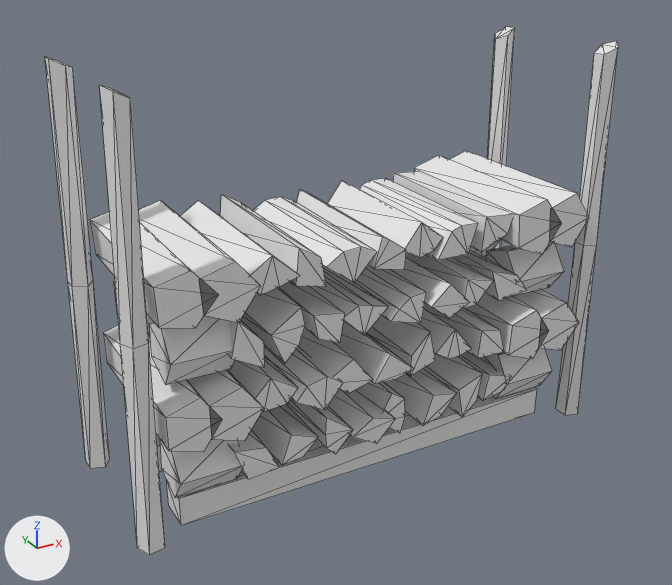
Two versions of the glTF model art/kit/buildings/building.woodpile/building.woodpile.2.glb, one commit apart.
The view is the same before and after, from a 50 mm lens placed at (-1.103, -1.954, 1.418), pointed at (-0.04, -0.021, 0.452). Arrows for +X, +Y and +Z are at lower left; the lights stay in place. The first picture is the older version. Mesh edges are drawn as thin lines. Vertices at exactly the same position are counted once.

The scene before the commit, as lines of its bpy script (objects in view):
```python
me_woodpile = bpy.data.meshes.new('woodpile')
me_woodpile.from_pydata(...)  # 506 vertices, 792 faces; spans x -0.673..0.675, y -0.24..0.242, z 0.0..1.074
me_woodpile.materials.append(mat_palette)  # white #e7e7e7
ob_woodpile = bpy.data.objects.new('woodpile', me_woodpile)
ob_woodpile.location = (0.0, 0.0, 0.0)
```
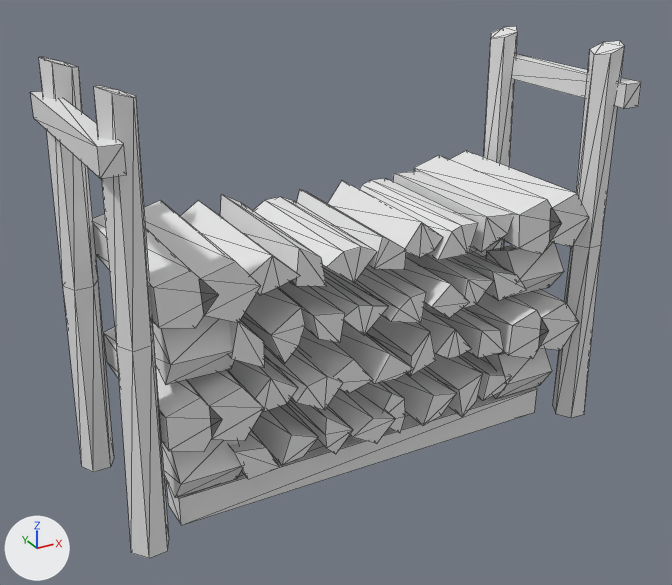
Boxes [x1, y1, x2, y2] around the edits, measured in the pictures (672 x 585 px; the box of a moved part takes in the faces that stretch with it):
'woodpile', reshaped (6% wider): before [45, 27, 618, 555]; after [31, 26, 641, 558]
part 1 of me_woodpile, added: after [31, 91, 127, 179]
part 2 of me_woodpile, added: after [512, 54, 641, 108]
part 3 of me_woodpile, rebuilt (9% wider): before [482, 27, 515, 258]; after [482, 26, 518, 258]
part 4 of me_woodpile, rebuilt (16% wider): before [556, 41, 618, 415]; after [553, 41, 625, 418]
part 5 of me_woodpile, moved or reshaped: before [45, 56, 165, 555]; after [39, 57, 169, 558]

The change, as a diff of the scene's bpy script:
```diff
--- a/art/kit/buildings/building.woodpile/building.woodpile.2.glb.py
+++ b/art/kit/buildings/building.woodpile/building.woodpile.2.glb.py
@@ me_woodpile @@
 # used by ob_woodpile; location = (0.0, 0.0, 0.0)
-me_woodpile.from_pydata(...)  # 506 vertices, 792 faces; spans x -0.673..0.675, y -0.24..0.242, z 0.0..1.074
+me_woodpile.from_pydata(...)  # 534 vertices, 836 faces; spans x -0.69..0.688, y -0.279..0.278, z 0.0..1.073
+# me_woodpile part 1: a new loose piece, a box spanning x -0.68..-0.63, y -0.278..0.278, z 0.917..0.977, in mat_palette (white #e7e7e7)
+# me_woodpile part 2: a new loose piece, a box spanning x 0.632..0.682, y -0.279..0.265, z 0.908..0.968, in mat_palette (white #e7e7e7)
+# me_woodpile part 3: the loose piece of 15 vertices spanning x 0.591..0.664, y 0.166..0.229, z 0.0..1.046 is rebuilt with 18 vertices and now spans x 0.578..0.679, y 0.154..0.239, z 0.0..1.047
+# me_woodpile part 4: the loose piece of 15 vertices spanning x 0.599..0.675, y -0.237..-0.17, z 0.0..1.06 is rebuilt with 18 vertices and now spans x 0.583..0.688, y -0.246..-0.159, z 0.0..1.06
+# me_woodpile part 5
+# 11 vertices are removed from x -0.664..-0.595, y -0.235..0.234, z 0.0..1.074
+# 46 faces are deleted
+# 19 vertices move from x -0.673..-0.592, y -0.232..0.237, z 0.0..1.047 to x -0.67..-0.58, y -0.246..0.243, z 0.0..1.065
+# 17 vertices are added at x -0.69..-0.577, y -0.242..0.246, z 0.0..1.073
+# 56 new faces join them
 me_woodpile.materials.append(mat_palette)
```
